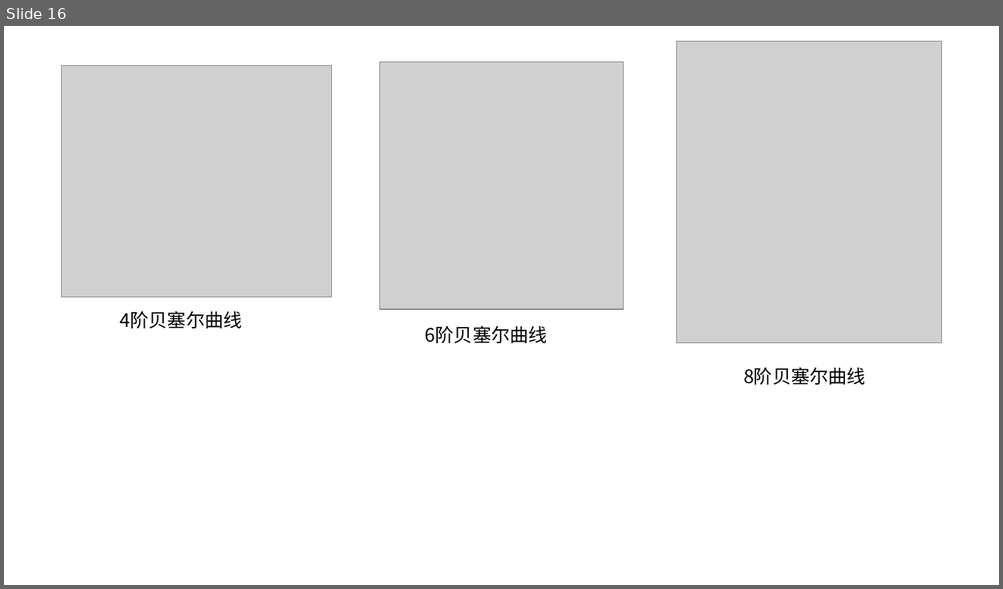
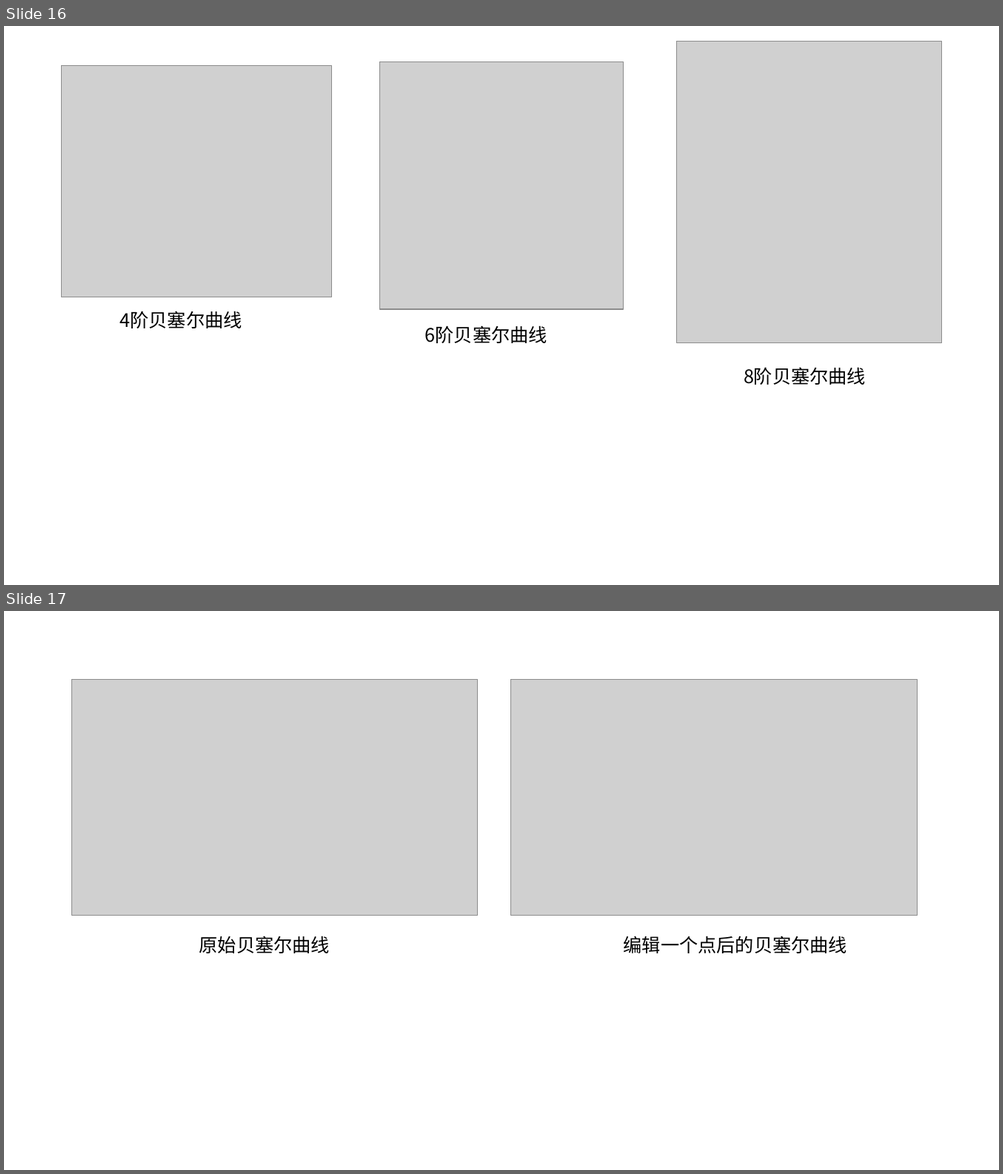
Before and after one commit to YYHHOrganization/PrepareForWorkNotes, a slide deck: 计算机图形学/图形学教程/Leson_9.pptx. Shown one above the other, each under a label of ours: slide 16 before the commit, slides 16 and 17 after it. The pictures are 1003x589 and 1003x1174 pixels, drawn with LibreOffice and Linux fonts; fonts in the diff are those of the drawing; grey boxes stand for pictures. Boxes give left, top, right and bottom in pixels: in the first picture for what was removed or moved away, otherwise in the second. Text is boxed around its words. In the diff, an @@ line names an element or a change of style, - is before the commit and + after.

```diff
--- a/计算机图形学/图形学教程/Leson_9.pptx
+++ b/计算机图形学/图形学教程/Leson_9.pptx
@@ slide 17 added at [4, 611, 999, 1170], background #FFFFFF @@
@@ picture added at [72, 679, 478, 915] @@
@@ picture added at [511, 679, 916, 915] @@
@@ text added at [199, 936, 330, 954], 18 pt, text #000000 @@
+原始贝塞尔曲线
@@ text added at [623, 936, 847, 954], 18 pt, text #000000 @@
+编辑一个点后的贝塞尔曲线
```
Also in this commit, not shown: 11 other files.
